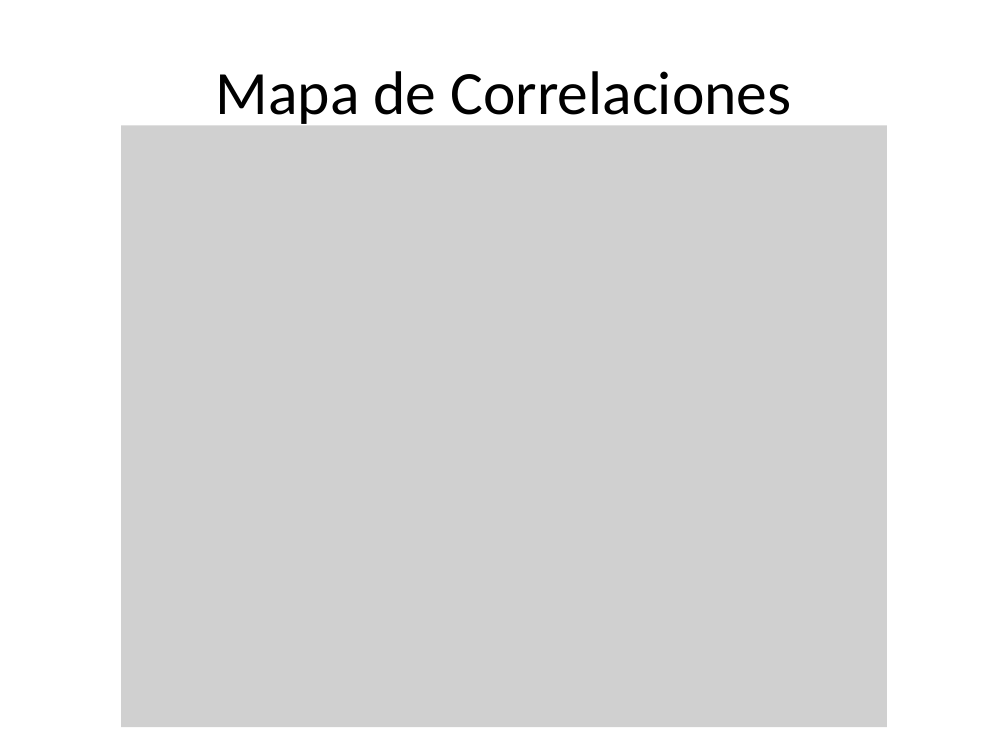
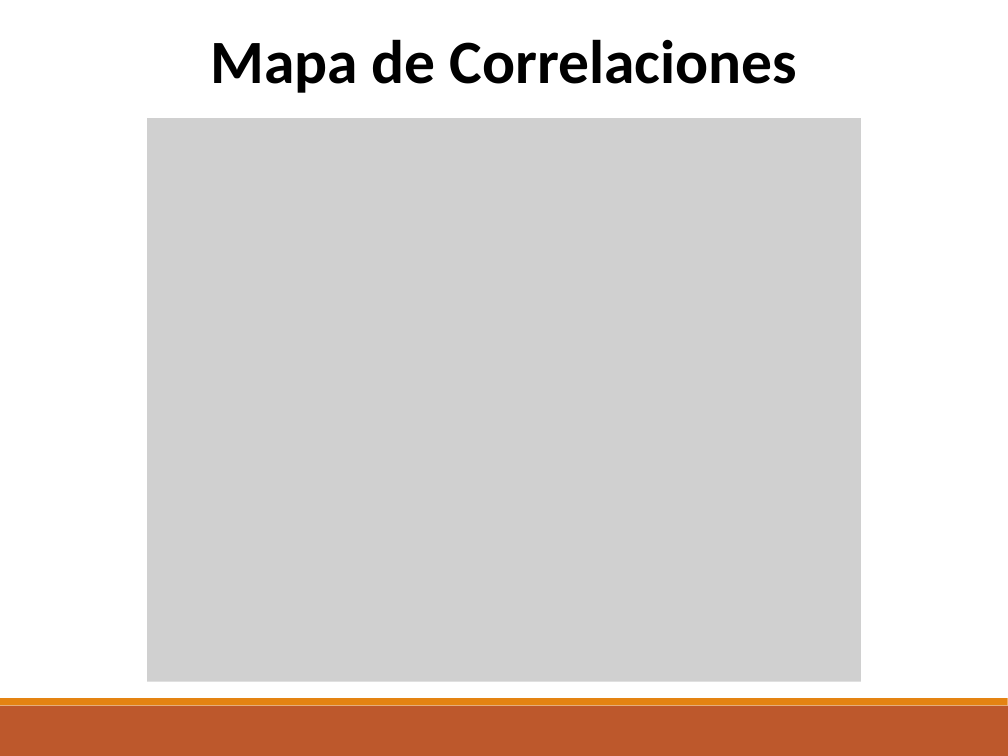
Before and after one commit to SalomeCadavid/proyecto-redes-neuronales, a slide deck: slide 6 of docs/presentaciones/equipo1.pptx. Drawn at 1008x756 pixels with LibreOffice and Linux fonts; fonts in the diff are those of the drawing; grey boxes stand for pictures. Boxes give left, top, right and bottom in pixels: in the first picture for what was removed or moved away, otherwise in the second. Text is boxed around its words. In the diff, an @@ line names an element or a change of style, - is before the commit and + after.

```diff
--- a/docs/presentaciones/equipo1.pptx
+++ b/docs/presentaciones/equipo1.pptx
@@ text "Mapa de Correlaciones": place and size @@
-text "Mapa de Correlaciones" at (216,71,791,129)
+text "Mapa de Correlaciones" at (210,39,798,93)
@@ text "Mapa de Correlaciones" at (210,39,798,93): bold on @@
@@ picture: place and size @@
-picture at (121,126,886,727)
+picture at (147,118,861,681)
@@ rectangle added at (0,706,1007,756), fill #BD582C @@
@@ rectangle added at (0,698,1007,705), fill #E48312 @@
```
Also in this commit, not shown: 6 other slides changed.
